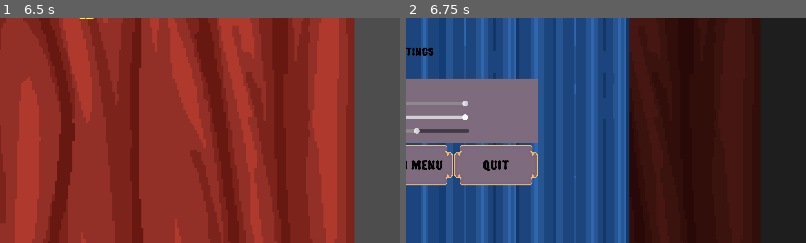
Above: before the commit, frames 1-2 (left to right).
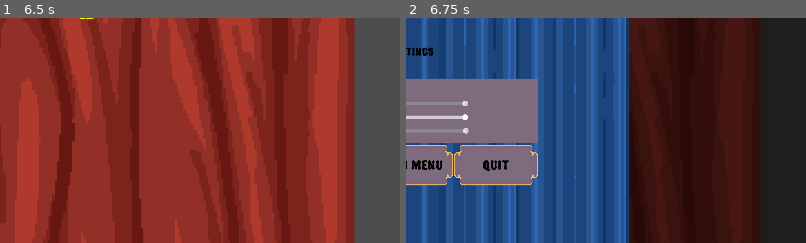
Above: after the commit, the same moments.

Repository: OscarPindaro/BossRushJam2025
Game: Godot game, scene res://base_controller.tscn
Same seed, same stepped clock (60 frames per second), same inputs: the game is played once before the commit and once after it. This scene is started directly instead of the project's main scene.
Inputs (mouse positions are % of the whole screen's width and height, from its top left):
- Up to frame 1 (6.5 s): click "Play" at 0.5 s; click "Play" at 1.25 s; click (5, 5) at 2 s; click "Commands" at 2.75 s; click "Credits" at 3.5 s; move the mouse to (45, 70) at 4.27 s; hold Up (ui_up) 4.28-5.78 s; tap Enter at 5 s; move the mouse to (80, 65) at 5.02 s; tap Space at 5.75 s; move the mouse to (20, 35) at 5.77 s; hold Left (ui_left) from 5.78 s (still down)
- Up to frame 2 (6.75 s): keep holding Left (ui_left); tap Enter at 6.5 s; move the mouse to (55, 50) at 6.52 s
The pictures show only the part of the screen within x 49-99%, y 28-78%; the shares and areas given below are measured in that part.

Frame 1 is identical in both runs. In frame 2, 0.3% of the frame differs, in the area x 2-16%, y 48-52%.
Error in both runs: Cannot call method 'instantiate' on a null value. (res://scenes/controller/scene_dock.gd:44)

Commit message:
set bus correct volumes and changed default volume sliders to zero

Diff:
--- a/default_bus_layout.tres
+++ b/default_bus_layout.tres
@@ -1,33 +1,34 @@
 [gd_resource type="AudioBusLayout" format=3 uid="uid://p4ru0ee1o6rr"]
 
 [resource]
+bus/0/volume_db = 0.464998
 bus/1/name = &"Music"
 bus/1/solo = false
 bus/1/mute = false
 bus/1/bypass_fx = false
-bus/1/volume_db = 0.0
+bus/1/volume_db = 0.267241
 bus/1/send = &"Master"
 bus/2/name = &"Sfx"
 bus/2/solo = false
 bus/2/mute = false
 bus/2/bypass_fx = false
-bus/2/volume_db = -5.625
+bus/2/volume_db = -0.130497
 bus/2/send = &"Master"
 bus/3/name = &"Player"
 bus/3/solo = false
 bus/3/mute = false
 bus/3/bypass_fx = false
-bus/3/volume_db = 0.0
+bus/3/volume_db = -6.24739
 bus/3/send = &"Sfx"
 bus/4/name = &"Strongman"
 bus/4/solo = false
 bus/4/mute = false
 bus/4/bypass_fx = false
-bus/4/volume_db = 0.0
+bus/4/volume_db = -5.93425
 bus/4/send = &"Sfx"
 bus/5/name = &"Ballerina"
 bus/5/solo = false
 bus/5/mute = false
 bus/5/bypass_fx = false
-bus/5/volume_db = 0.0
+bus/5/volume_db = -5.93425
 bus/5/send = &"Sfx"
--- a/scenes/menu/buttons/AudioSlider/audio_slider.gd
+++ b/scenes/menu/buttons/AudioSlider/audio_slider.gd
@@ -13,6 +13,7 @@
 	else:
 		$LabelContainer/Label.text = name
 	bus_index = AudioServer.get_bus_index(bus_name)
+	AudioServer.set_bus_volume_db(bus_index, 0.)
 	print (bus_index)
 	max_volume = 100
 	$SliderContainer/Volume.value = db_to_linear(AudioServer.get_bus_volume_db(bus_index)) * max_volume
